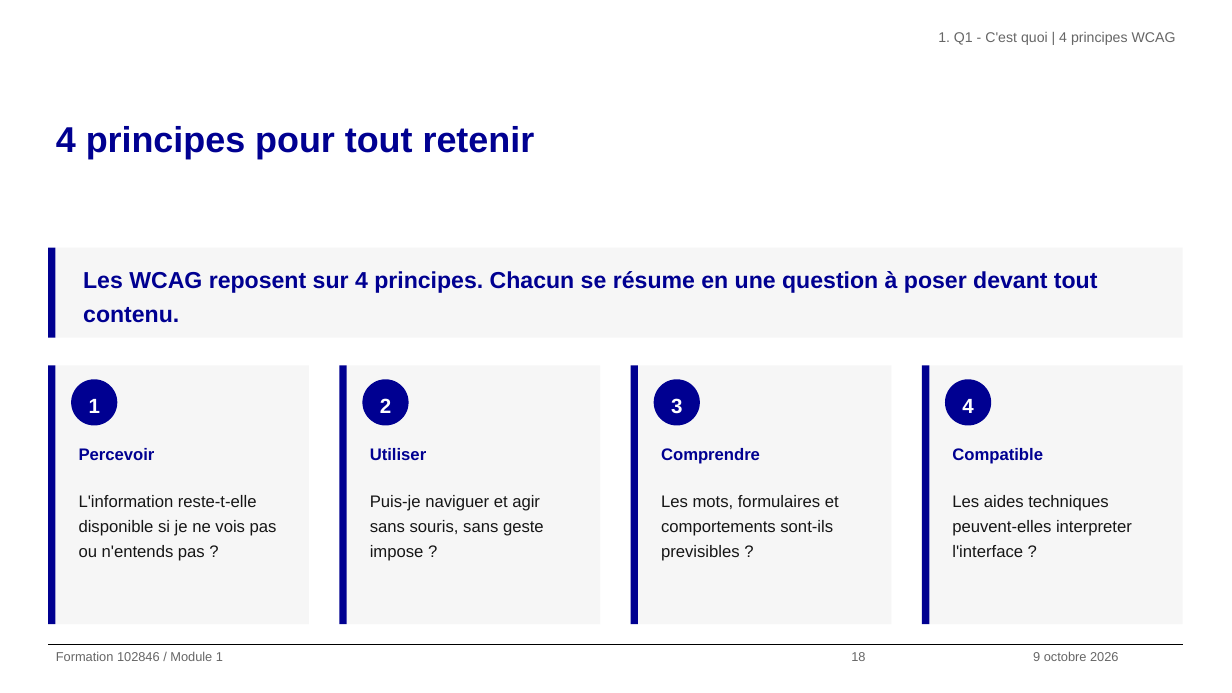
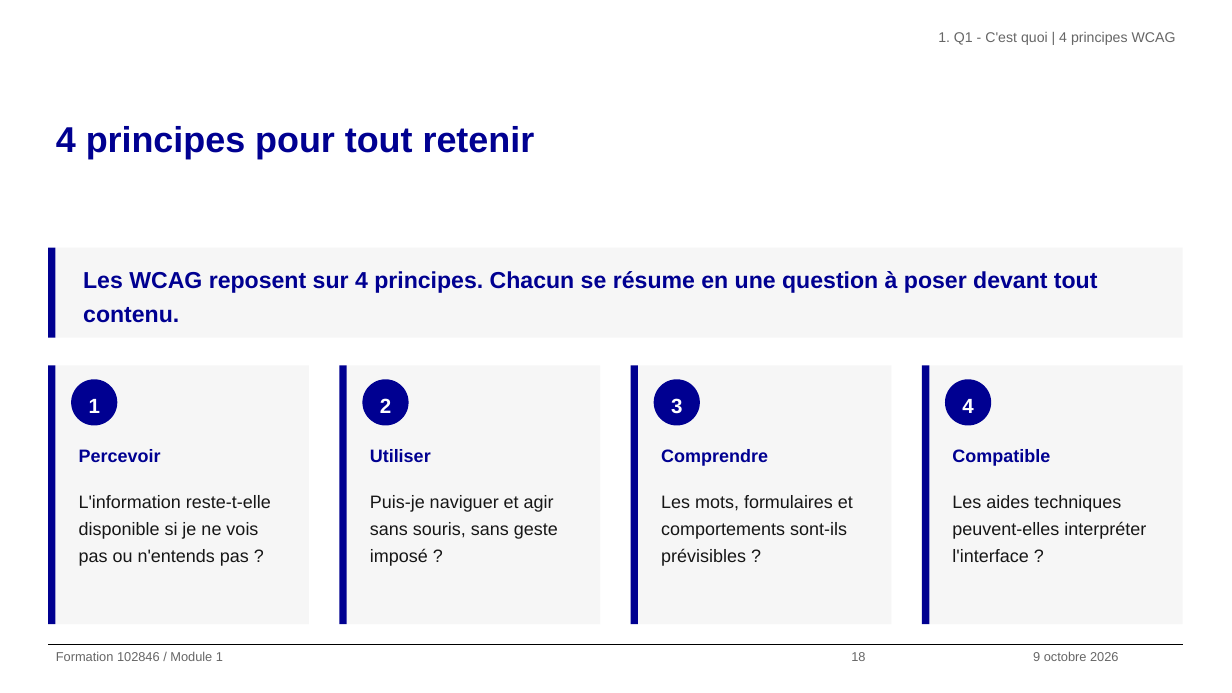
Before and after one commit to alexandra-guiderdoni/usine-fabrication-igpde-102846-ay11, a slide deck: slide 18 of livrables-IGPDE-2026-102846/Formateur/support-formation-102846-2026-IGPDE.pptx. Drawn at 1232x693 pixels with LibreOffice and Linux fonts; fonts in the diff are those of the drawing; background and template pictures are left out. Boxes give left, top, right and bottom in pixels: in the first picture for what was removed or moved away, otherwise in the second. Text is boxed around its words. In the diff, an @@ line names an element or a change of style, - is before the commit and + after.

```diff
--- a/livrables-IGPDE-2026-102846/Formateur/support-formation-102846-2026-IGPDE.pptx
+++ b/livrables-IGPDE-2026-102846/Formateur/support-formation-102846-2026-IGPDE.pptx
@@ size 13 to 14 pt in 5 elements at (79,449,161,462), (79,495,271,566), (370,449,431,462), (661,449,768,466), (952,449,1050,466) @@
@@ text at (370,495,558,566): text changed; size 13 to 14 pt @@
-Puis-je naviguer et agir sans souris, sans geste impose ?
+Puis-je naviguer et agir sans souris, sans geste imposé ?
@@ text at (661,495,853,566): text changed; size 13 to 14 pt @@
-Les mots, formulaires et comportements sont-ils previsibles ?
+Les mots, formulaires et comportements sont-ils prévisibles ?
@@ text at (952,495,1146,562): text changed; size 13 to 14 pt @@
-Les aides techniques peuvent-elles interpreter l'interface ?
+Les aides techniques peuvent-elles interpréter l'interface ?
```
Also in this commit, not shown: 7 other slides changed, 36 other files.
